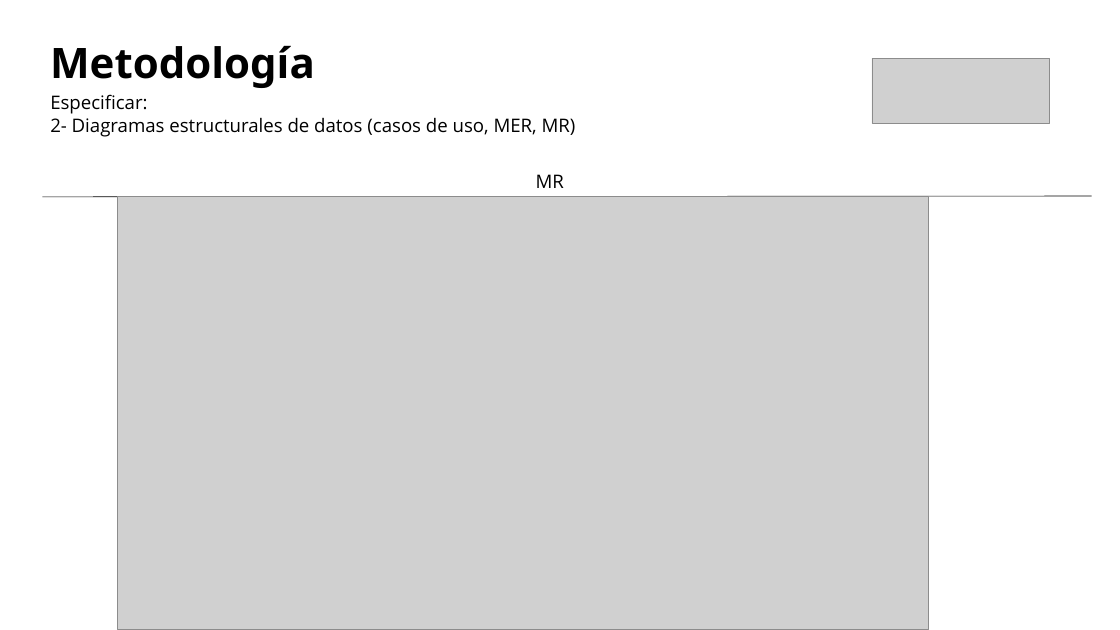
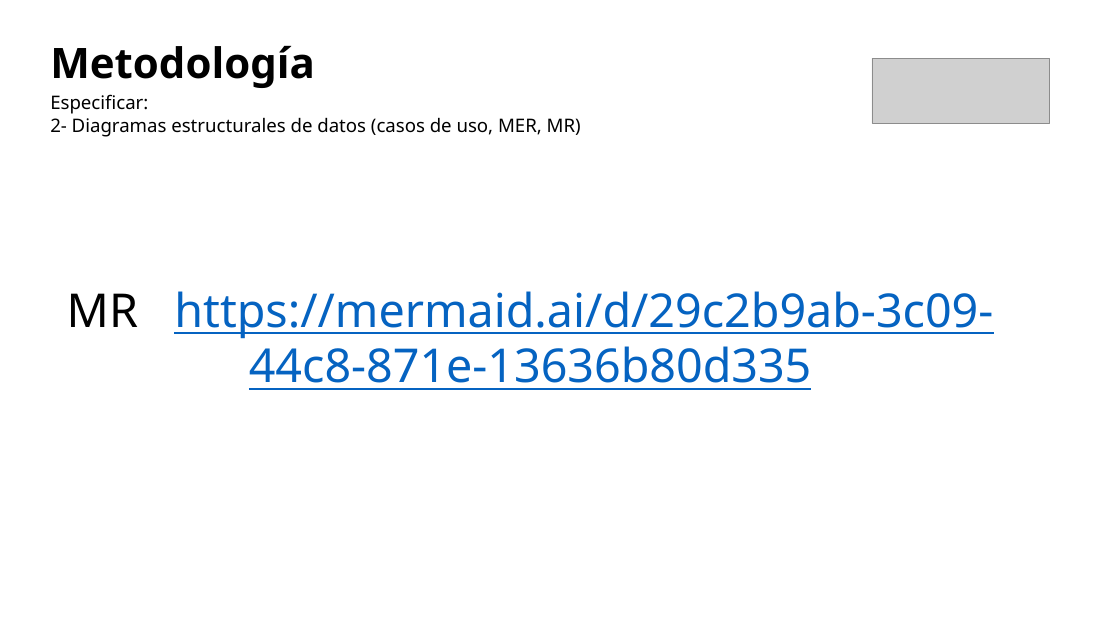
Before and after one commit to SebastianPacheco05/Reservify, a slide deck: slide 16 of docs/docs/files/GC-F-004FormatoPlantillaPresentacionPowerPointV09 (2).pptx. Drawn at 1120x630 pixels with LibreOffice and Linux fonts; fonts in the diff are those of the drawing; grey boxes stand for pictures. Boxes give left, top, right and bottom in pixels: in the first picture for what was removed or moved away, otherwise in the second. Text is boxed around its words. In the diff, an @@ line names an element or a change of style, - is before the commit and + after.

```diff
--- a/docs/docs/files/GC-F-004FormatoPlantillaPresentacionPowerPointV09 (2).pptx
+++ b/docs/docs/files/GC-F-004FormatoPlantillaPresentacionPowerPointV09 (2).pptx
@@ text "Especificar:" at (50,94,581,137): font Open Sans to Noto Sans @@
@@ text removed at (536,174,564,188) @@
-MR
@@ line removed from (43, 197) to (1092, 196) @@
@@ picture removed at (118,196,928,629) @@
@@ text added at (67,291,993,390), 40 pt, text #0563C1, underline @@
+MR https://mermaid.ai/d/29c2b9ab-3c09-44c8-871e-13636b80d335
```
Also in this commit, not shown: 17 other slides changed, 5 other files.
